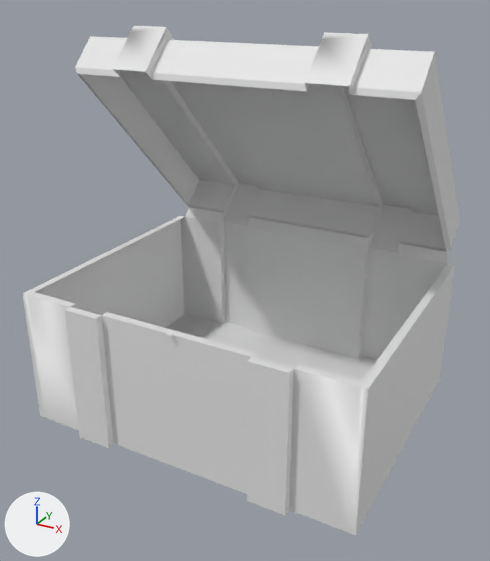
An edit to the FBX model Assets/Art/Model/Scene/GameHall/MS_Box01_Open01.fbx, drawn before and after from the same camera.
Before and after are seen from a 50 mm lens placed at (0.584, -1.085, 0.806), pointed at (-0.002, -0.019, 0.273). The axes (+X, +Y, +Z) are drawn at lower left. The lights are the same throughout. Materials are left out; every surface is plain grey. Where no turn or scale is listed for an object, it has been applied to the vertices. Vertices at the same position are counted once.

The older version as bpy lines, for what is in view:
```python
me_cube_016 = bpy.data.meshes.new('Cube.016')
me_cube_016.from_pydata(...)  # 144 vertices, 132 faces; spans x -0.339..0.339, y -0.287..0.348, z -0.002..0.735
me_cube_016.materials.append(mat_m_box01_default01)
ob_ms_box01_open01 = bpy.data.objects.new('MS_Box01_Open01', me_cube_016)
ob_ms_box01_open01.location = (0.0, 0.0, 0.0)
```
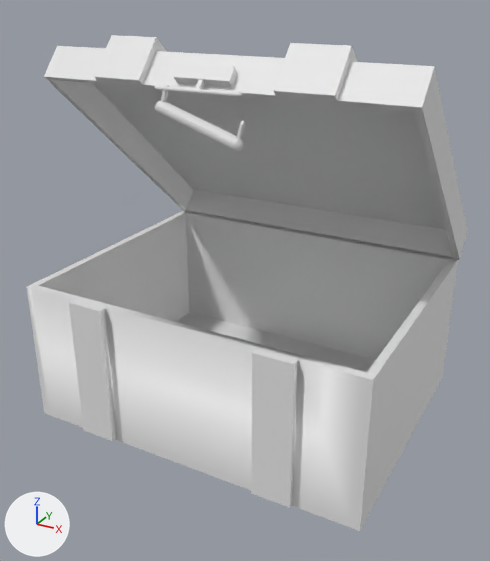
Location of each change, [x1, y1, x2, y2] in pixels of the pictures (490 x 561 px):
'MS_Box01_Open01', reshaped
    before: [22, 26, 460, 535]
    after: [27, 35, 467, 531]
part 1 of me_cube_016, rebuilt (56% shorter)
    before: [22, 26, 460, 535]
    after: [44, 35, 467, 260]
part 2 of me_cube_016, added
    after: [155, 84, 245, 151]
part 3 of me_cube_016, added
    after: [154, 86, 242, 97]
part 4 of me_cube_016, added
    after: [27, 211, 458, 531]
part 5 of me_cube_016, added
    after: [174, 62, 237, 89]

Patch to the scene script:
```diff
--- a/Assets/Art/Model/Scene/GameHall/MS_Box01_Open01.fbx.py
+++ b/Assets/Art/Model/Scene/GameHall/MS_Box01_Open01.fbx.py
@@ me_cube_016 @@
 # used by ob_ms_box01_open01; location = (0.0, 0.0, 0.0)
 # verts and faces of me_cube_016; kept vertices keep their numbers, new ones are numbered from 144
-me_cube_016.from_pydata(...)  # 144 vertices, 132 faces; spans x -0.339..0.339, y -0.287..0.348, z -0.002..0.735
+me_cube_016.from_pydata(...)  # 628 vertices, 593 faces; spans x -0.335..0.345, y -0.278..0.332, z 0.001..0.723
+# me_cube_016 part 1: the loose piece of 140 vertices spanning x -0.339..0.339, y -0.287..0.348, z -0.002..0.735 is rebuilt with 80 vertices and now spans x -0.335..0.345, y -0.167..0.332, z 0.275..0.723
+# me_cube_016 part 2: a new loose piece of 218 vertices spanning x -0.08..0.082, y -0.184..-0.162, z 0.566..0.659
+# me_cube_016 part 3: a new loose piece of 198 vertices spanning x -0.08..0.078, y -0.179..-0.172, z 0.649..0.656
+# me_cube_016 part 4: a new loose piece of 112 vertices spanning x -0.335..0.342, y -0.278..0.281, z 0.001..0.284
+# me_cube_016 part 5
+verts[144] = (-0.053, -0.163, 0.669)  # pixel (173, 76)
+verts[145] = (-0.053, -0.15, 0.656)
+verts[146] = (0.049, -0.163, 0.669)  # pixel (229, 80)
+verts[147] = (0.049, -0.15, 0.656)
+verts[148] = (0.003, -0.175, 0.655)  # pixel (198, 89)
+verts[149] = (-0.006, -0.175, 0.655)  # pixel (194, 88)
+for new, old in zip([*range(150, 156)], [*range(144, 150)]): verts[new] = verts[old] + (0.0, 0.015, 0.015)
+verts[156] = (-0.048, -0.141, 0.69)  # pixel (183, 61)
+verts[157] = (-0.048, -0.129, 0.678)
+verts[158] = (0.045, -0.141, 0.69)  # pixel (233, 65)
+verts[159] = (0.045, -0.129, 0.678)
+verts[160] = (0.003, -0.154, 0.663)  # pixel (206, 82)
+verts[161] = (-0.006, -0.154, 0.663)
+verts[162] = (0.003, -0.168, 0.649)  # pixel (201, 93)
+verts[163] = (-0.006, -0.168, 0.649)  # pixel (196, 92)
+faces += [(150, 156, 157, 151), (151, 157, 159, 153), (152, 153, 159, 158), (150, 152, 158, 156), (144, 145, 147, 146), (156, 158, 159, 157)]
+faces += [(144, 146, 152, 150), (146, 147, 153, 152), (145, 151, 153, 147), (144, 150, 151, 145), (154, 160, 161, 155), (148, 154, 155, 149)]
+faces += [(149, 155, 161, 163), (160, 162, 163, 161), (148, 162, 160, 154)]
```
